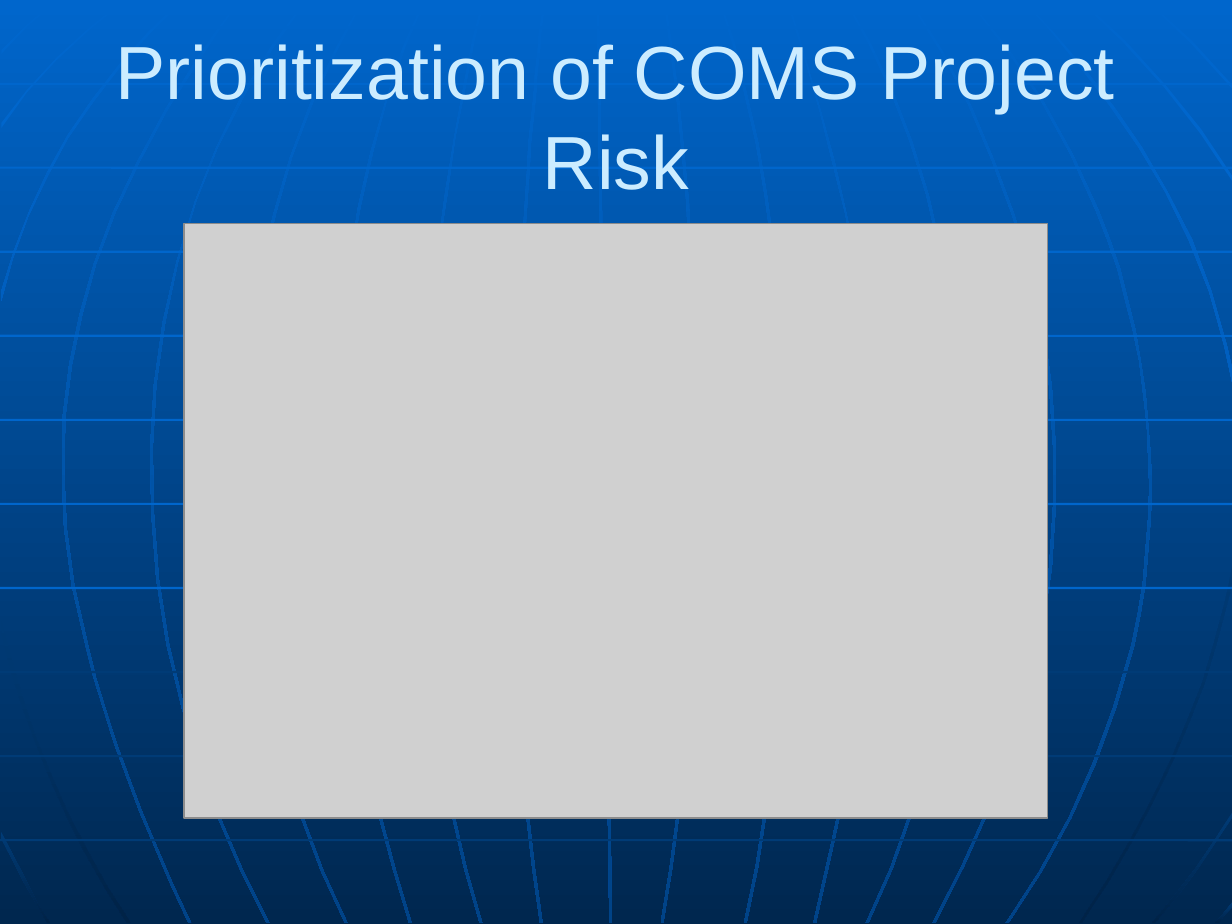
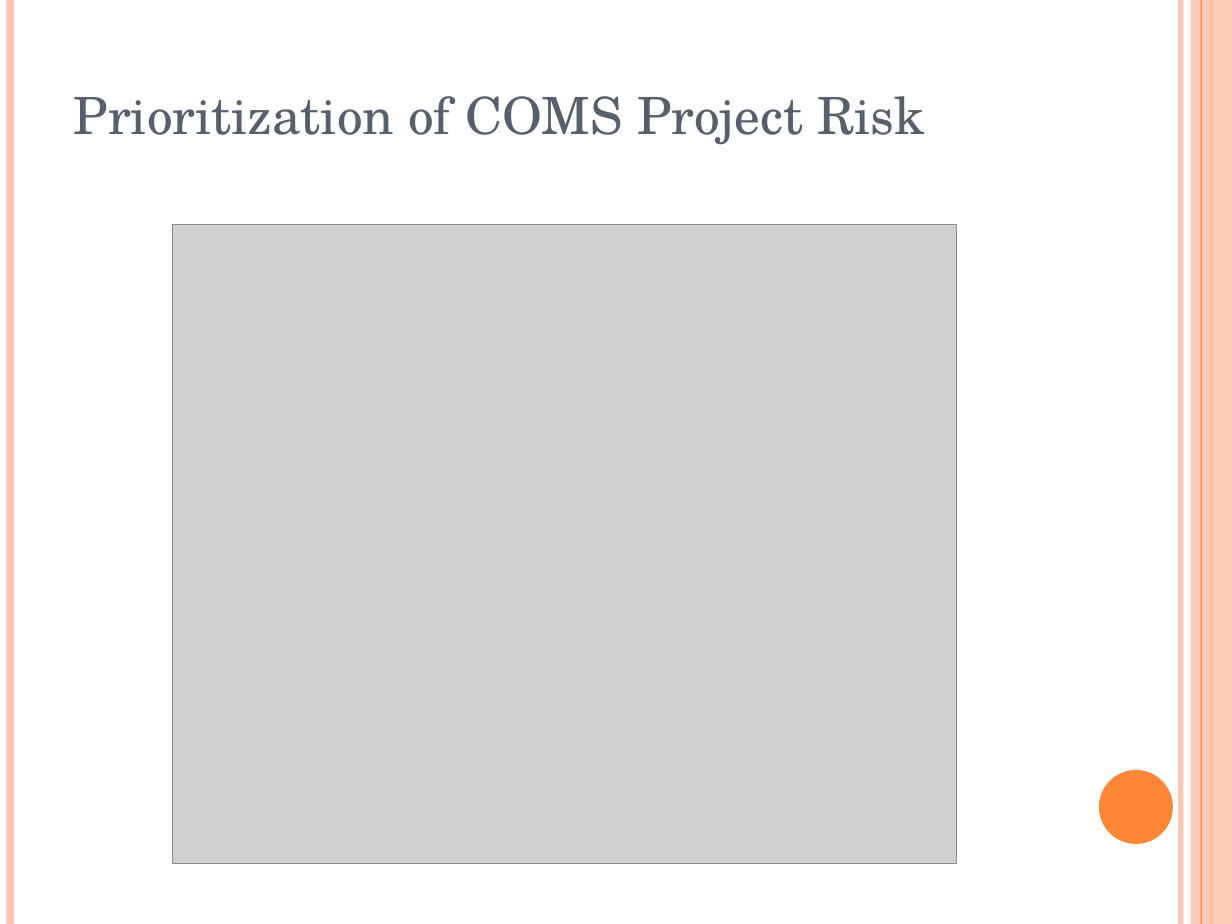
Before and after one commit to rankorth/cylinders-orders-management-system, a slide deck: slide 10 of Documentation/Management/Communications/Internal Correspondence/MTech Presentation [09 Apr 2011] (Ba Tien) v1.1.ppt. Drawn at 1232x924 pixels with LibreOffice and Linux fonts; fonts in the diff are those of the drawing; grey boxes stand for pictures. Boxes give left, top, right and bottom in pixels: in the first picture for what was removed or moved away, otherwise in the second. Text is boxed around its words. In the diff, an @@ line names an element or a change of style, - is before the commit and + after.

```diff
--- a/Documentation/Management/Communications/Internal Correspondence/MTech Presentation [09 Apr 2011] (Ba Tien) v1.1.ppt
+++ b/Documentation/Management/Communications/Internal Correspondence/MTech Presentation [09 Apr 2011] (Ba Tien) v1.1.ppt
@@ background gradient #0066CC to #00274F to #FFFFFF @@
@@ line added from (10, 0) to (10, 924), #FEC3AE 4.51 pt @@
@@ line added from (1180, 0) to (1180, 924), #FEC3AE 3 pt @@
@@ rectangle added at box(1191, 0, 1232, 924), fill #FEC3AE at 87% opacity @@
@@ line added from (1201, 0) to (1201, 924), #FE8637 0.74 pt @@
@@ line added from (1211, 0) to (1211, 924), #FE8637 1.5 pt @@
@@ title "Prioritization of COMS Project Risk" at box(74, 96, 925, 145): size 44 to 30 pt, font Arial to TeX Gyre Schola, text colour #CCECFF to #575F6D; alignment centre to left @@
@@ picture: place and size @@
-picture at box(184, 223, 1047, 817)
+picture at box(172, 224, 956, 864)
@@ group removed at box(0, 0, 1232, 924): 24 freeform shapes, 10 lines @@
@@ ellipse added at box(1099, 770, 1173, 844), fill #FE8637 @@
```
Also in this commit, not shown: 18 other slides changed.
